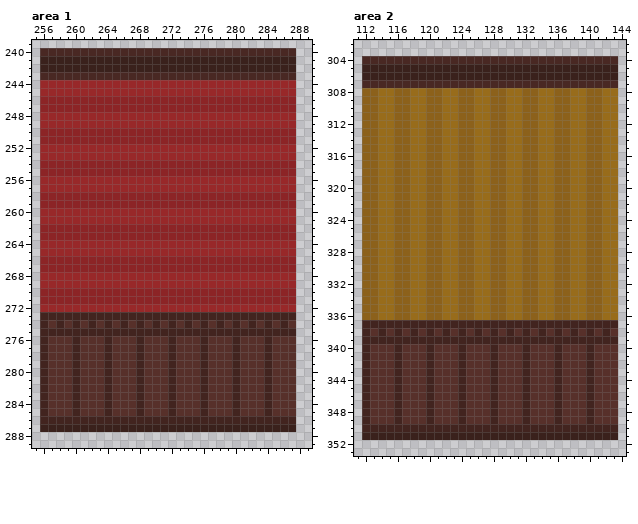
Pixel-art file -- Game_House_asets.aseprite. The picture above is the old version.
889x1000 pixels, 1 frame. Colours within 5 levels of each other are drawn and written as one. Shown: area 1: x 255..289, y 239..289; area 2: x 111..144, y 302..353. The old version is drawn lined up with the new one. The commit also changed other parts of the picture, which this record leaves out.
New version:
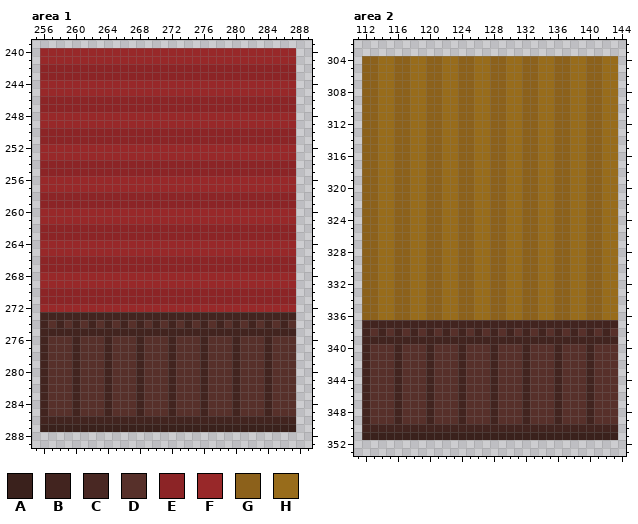
Palette (. is transparent): A #3a211c  B #42241f  C #492823  D #57302a  E #8c2426  F #982829  G #8c611b  H #986c1b
Change:
drawings rearranged on the sheet (the old picture shows each at its new place; 26 dropped ones are not shown)
Area 1:
y 240: x 256..287 CCCCCCCCCCCCCCCCCCCCCCCCCCCCCCCC -> FFFFFFFFFFFFFFFFFFFFFFFFFFFFFFFF
y 241: x 256..287 AAAAAAAAAAAAAAAAAAAAAAAAAAAAAAAA -> FFFFFFFFFFFFFFFFFFFFFFFFFFFFFFFF
y 242: x 256..287 AAAAAAAAAAAAAAAAAAAAAAAAAAAAAAAA -> EEEEEEEEEEEEEEEEEEEEEEEEEEEEEEEE
y 243: x 256..287 CCCCCCCCCCCCCCCCCCCCCCCCCCCCCCCC -> EEEEEEEEEEEEEEEEEEEEEEEEEEEEEEEE
Area 2:
y 304: x 112..143 CCCCCCCCCCCCCCCCCCCCCCCCCCCCCCCC -> GGHHGGHHGGHHGGHHGGHHGGHHGGHHGGHH
y 305..306: x 112..143 AAAAAAAAAAAAAAAAAAAAAAAAAAAAAAAA -> GGHHGGHHGGHHGGHHGGHHGGHHGGHHGGHH
y 307: x 112..143 CCCCCCCCCCCCCCCCCCCCCCCCCCCCCCCC -> GGHHGGHHGGHHGGHHGGHHGGHHGGHHGGHH
Where, in picture pixels (left, top, right, bottom), the same in both pictures:
changed: (40, 48, 296, 80)
changed: (362, 56, 618, 88)
